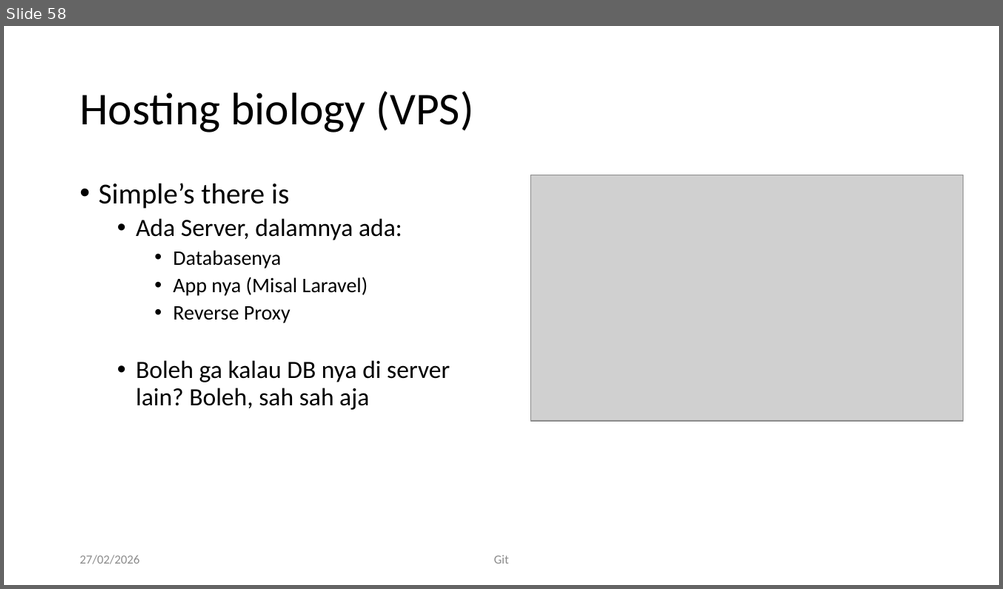
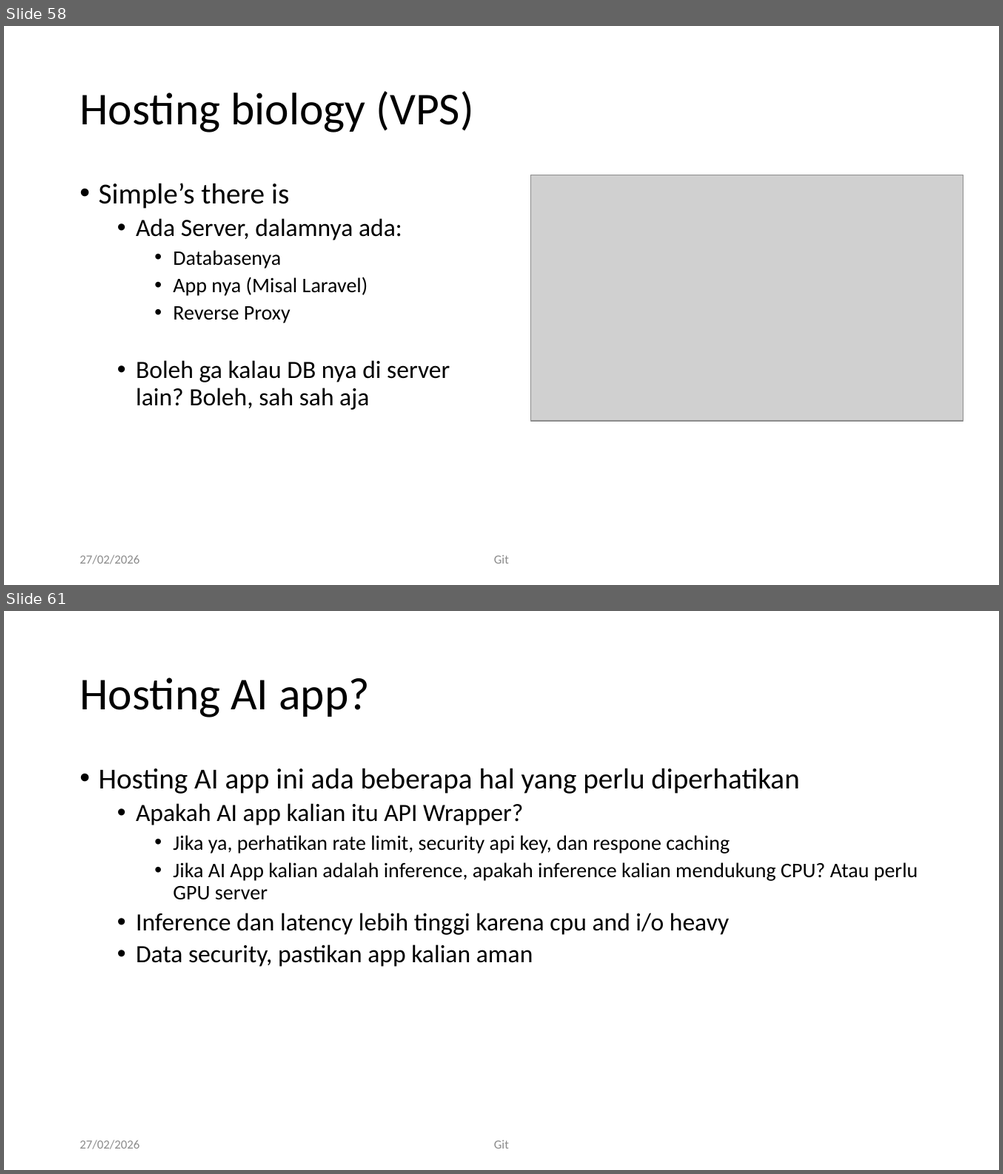
Before and after one commit to RayWP/training-uajy, a slide deck: Part 1 Git/Git-art of source control.pptx. Shown one above the other, each under a label of ours: slide 58 before the commit, slides 58 and 61 after it; the slides between them are not shown. The pictures are 1003x589 and 1003x1174 pixels, drawn with LibreOffice and Linux fonts; fonts in the diff are those of the drawing; grey boxes stand for pictures; background and template pictures are left out. Boxes give left, top, right and bottom in pixels: in the first picture for what was removed or moved away, otherwise in the second. Text is boxed around its words. In the diff, an @@ line names an element or a change of style, - is before the commit and + after.

```diff
--- a/Part 1 Git/Git-art of source control.pptx
+++ b/Part 1 Git/Git-art of source control.pptx
@@ slide 61 added at box(4, 611, 999, 1170), background #FFFFFF @@
@@ title added at box(79, 678, 370, 718), 44 pt, text #000000 @@
+Hosting AI app?
@@ text added at box(99, 768, 918, 967), 20 pt, text #000000 @@
+• Hosting AI app ini ada beberapa hal yang perlu diperhatikan
+  • Apakah AI app kalian itu API Wrapper?
+    • Jika ya, perhatikan rate limit, security api key, dan respone caching
+    • Jika AI App kalian adalah inference, apakah inference kalian mendukung CPU? Atau perlu GPU server
+  • Inference dan latency lebih tinggi karena cpu and i/o heavy
+  • Data security, pastikan app kalian aman
@@ text added at box(79, 1140, 139, 1150), 12 pt, text #8C8C8C @@
+27/02/2026
@@ text added at box(494, 1140, 509, 1149), 12 pt, text #8C8C8C @@
+Git
```
Also in this commit, not shown: 2 slides changed, 2 other slides added.
